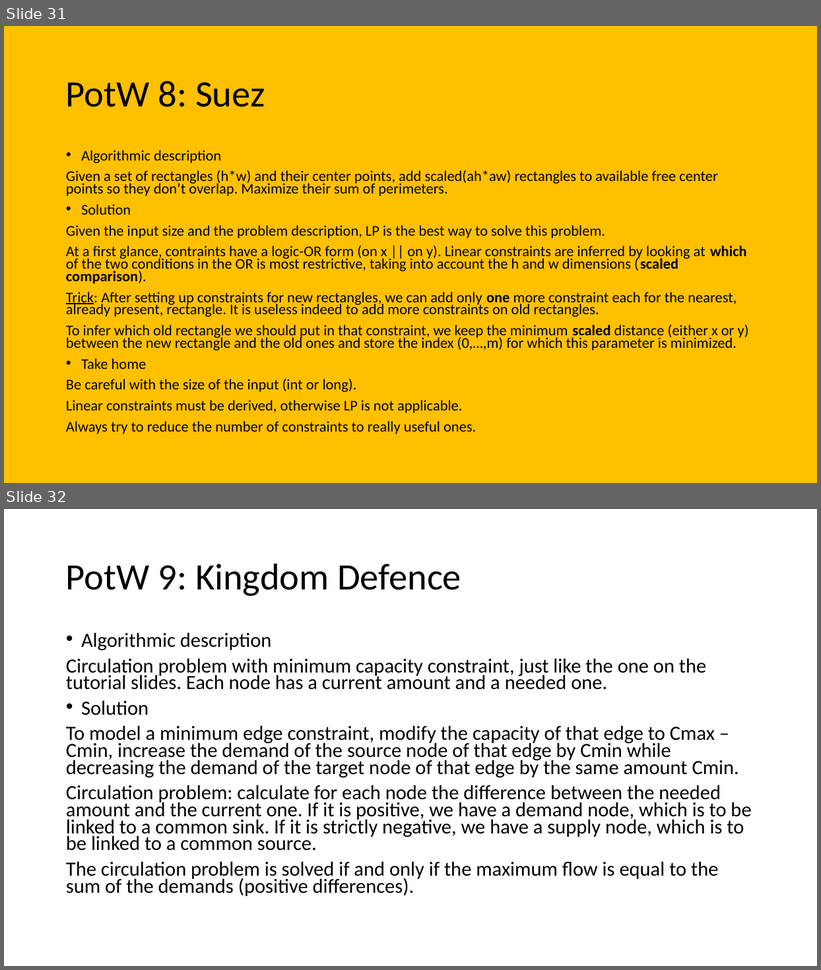
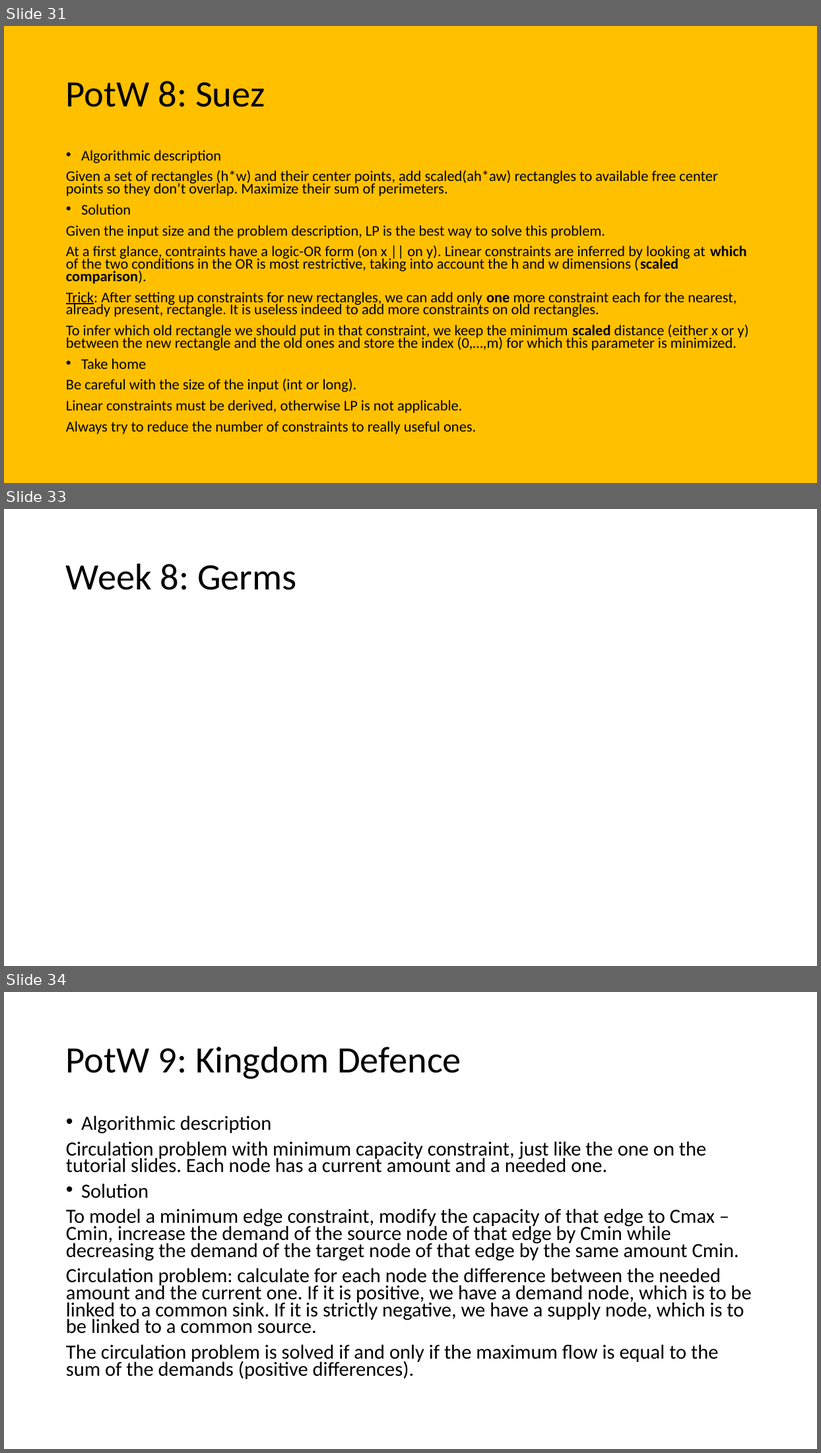
Before and after one commit to giacomocamposampiero/algolab, a slide deck: Recap.pptx. Shown one above the other, each under a label of ours: slides 31 and 32 before the commit, slides 31, 33 and 34 after it; the slides between them are not shown. The pictures are 821x970 and 821x1453 pixels, drawn with LibreOffice and Linux fonts; fonts in the diff are those of the drawing; grey boxes stand for pictures. Boxes give left, top, right and bottom in pixels: in the first picture for what was removed or moved away, otherwise in the second. Text is boxed around its words. In the diff, an @@ line names an element or a change of style, - is before the commit and + after.

```diff
--- a/Recap.pptx
+++ b/Recap.pptx
@@ slide 33 added at (x1=4, y1=509, x2=817, y2=966), background #FFFFFF @@
@@ title added at (x1=66, y1=563, x2=296, y2=590), 44 pt, text #000000 @@
+Week 8: Germs
@@ what was slide 32 is now slide 34 @@
```
Also in this commit, not shown: 4 slides changed, 2 other slides added, 3 other files.
